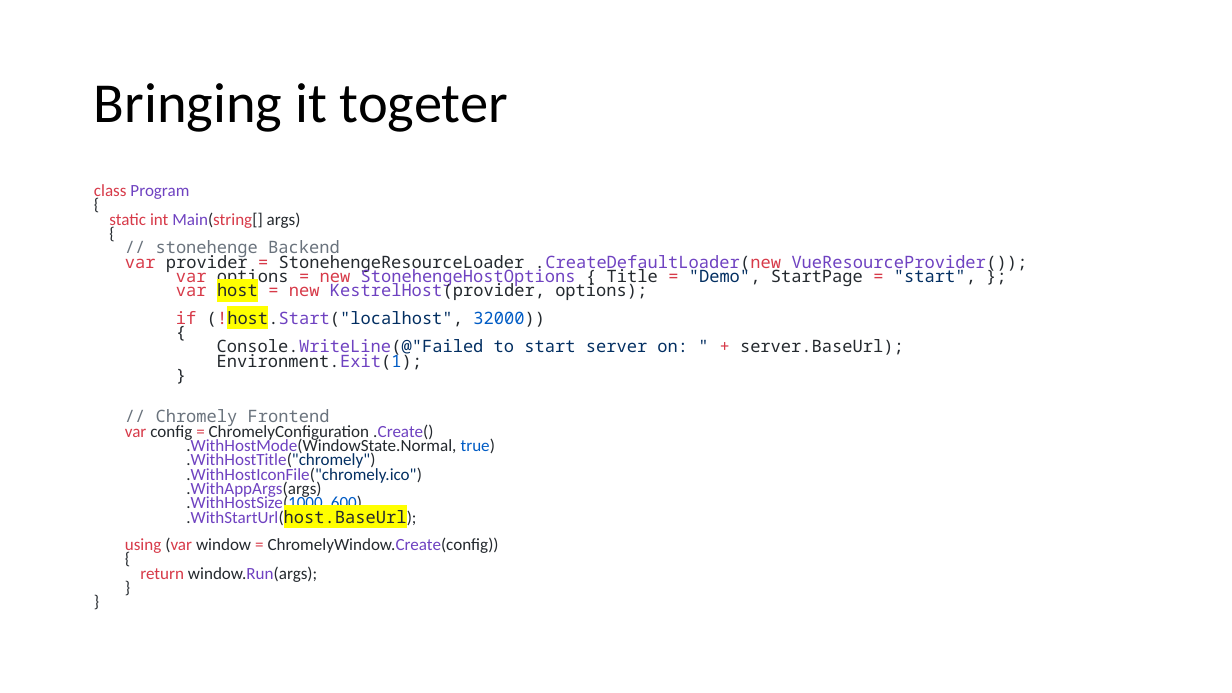
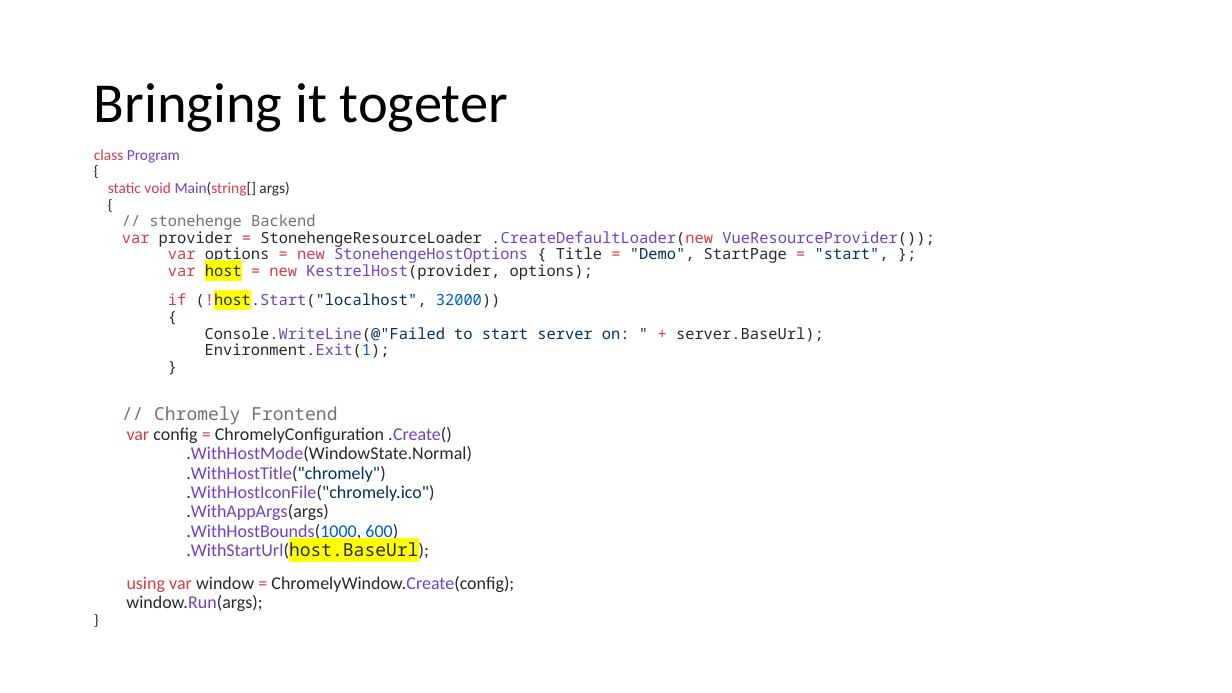
Before and after one commit to FrankPfattheicher/stonehenge.Chromely, a slide deck: slide 34 of stonehengeChromely.pptx (slide 33 before the commit). Drawn at 1232x693 pixels with LibreOffice and Linux fonts; fonts in the diff are those of the drawing. Boxes give left, top, right and bottom in pixels: in the first picture for what was removed or moved away, otherwise in the second. Text is boxed around its words. In the diff, an @@ line names an element or a change of style, - is before the commit and + after.

Commit message:
Final PPT

```diff
--- a/stonehengeChromely.pptx
+++ b/stonehengeChromely.pptx
@@ text "class Program { static void ...": place and size @@
-text "class Program { static void ..." at <box>94,184,1028,582</box>
+text "class Program { static void ..." at <box>94,149,934,611</box>
@@ text at <box>94,149,934,280</box>: text changed; size 13.3 to 12 pt @@
-class Program
-{
-static int Main(string[] args)
-{
-// stonehenge Backend
-var provider = StonehengeResourceLoader .CreateDefaultLoader(new VueResourceProvider());
-var options = new StonehengeHostOptions { Title = "Demo", StartPage = "start", };
-var host = new KestrelHost(provider, options);
+class Program
+{
+static void Main(string[] args)
+{
+// stonehenge Backend
+var provider = StonehengeResourceLoader .CreateDefaultLoader(new VueResourceProvider());
+var options = new StonehengeHostOptions { Title = "Demo", StartPage = "start", };
+var host = new KestrelHost(provider, options);
@@ text at <box>168,292,824,358</box>: size 13.3 to 12 pt in "if (!host.Start("localhost", 32000)) { Console.WriteLine(@"F ..."; line spacing 0.7 to 0.9 @@
@@ text at <box>126,406,514,611</box>: text changed; size 13.3 to 14 pt @@
-// Chromely Frontend
-var config = ChromelyConfiguration .Create()
-.WithHostMode(WindowState.Normal, true)
-.WithHostTitle("chromely")
-.WithHostIconFile("chromely.ico")
-.WithAppArgs(args)
-.WithHostSize(1000, 600)
-.WithStartUrl(host.BaseUrl);
-using (var window = ChromelyWindow.Create(config))
-{
-return window.Run(args);
-}
-}
+// Chromely Frontend
+var config = ChromelyConfiguration .Create()
+.WithHostMode(WindowState.Normal)
+.WithHostTitle("chromely")
+.WithHostIconFile("chromely.ico")
+.WithAppArgs(args)
+.WithHostBounds(1000, 600)
+.WithStartUrl(host.BaseUrl);
+using var window = ChromelyWindow.Create(config);
+window.Run(args);
+}
```
Also in this commit, not shown: 17 other slides changed, 10 slides added, 1 other file.
